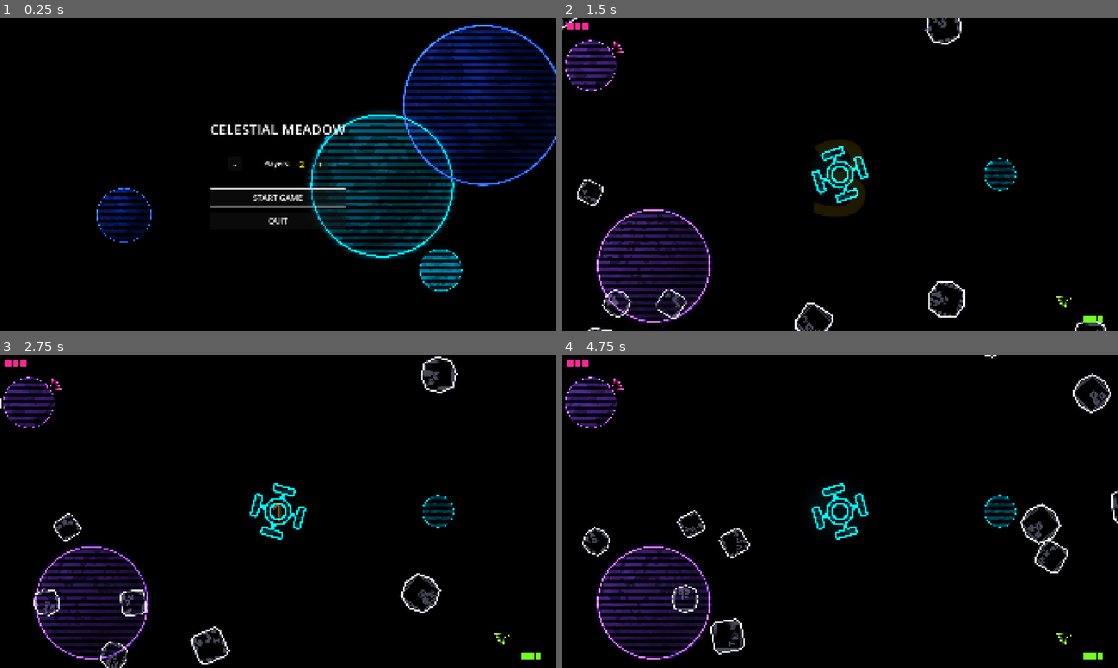
Above: before the commit, frames 1-4 (two rows, left to right).
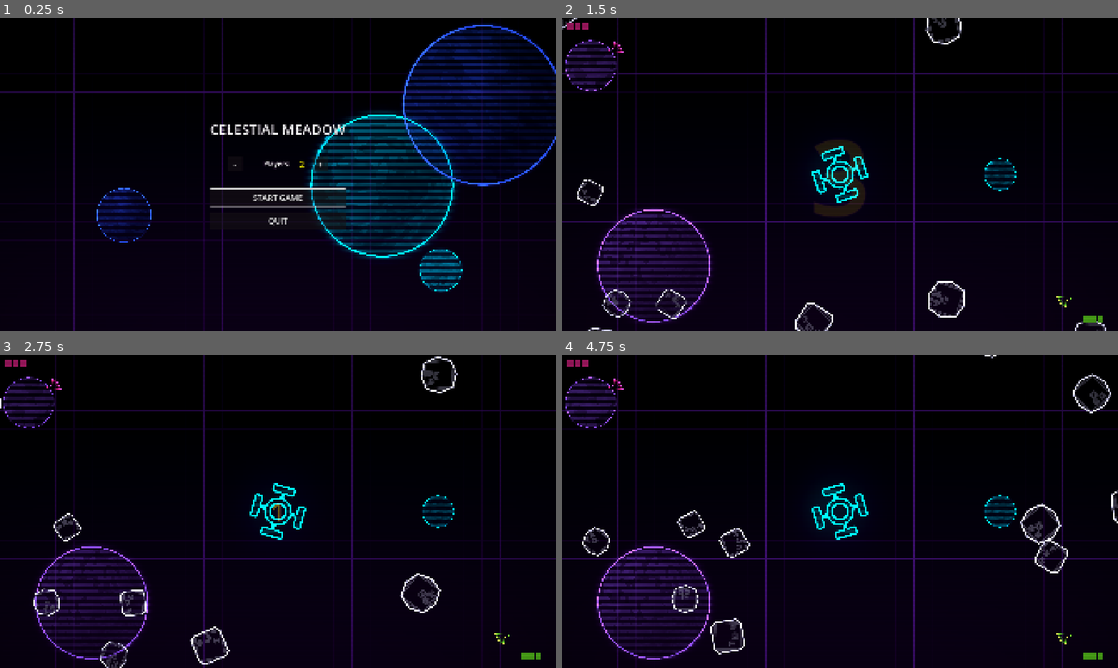
Above: after the commit, the same moments.

Repository: Teeohbee/CelestialMeadow
Game: Godot game, scene res://menu.tscn
Two runs of this game, one before a commit and one after it. Both use one fixed random seed, a clock stepped at 60 frames per second and the inputs below.
Inputs:
- Up to frame 1 (0.25 s): no input
- Up to frame 2 (1.5 s): click "START GAME" at 0.5 s
- Up to frame 3 (2.75 s): no input
- Up to frame 4 (4.75 s): no input

The runs differ from the first frame. In frame 1, 5.2% of the frame differs, in the area x 0-100%, y 0-100%; in frame 2, 5.2%; in frame 3, 4.2%; in frame 4, 5.1%.

Commit message:
feat: neon grid background and post-processing pass
Adds a faint world-space neon grid over a dark purple gradient, and a
full-screen pass with scanlines, vignette and chromatic aberration that
pulses with camera shake. Applied to both the game and the menu.

Diff:
--- a/camera_shake.gd
+++ b/camera_shake.gd
@@ -22,3 +22,4 @@
 
 func shake(intensity: float = shake_intensity) -> void:
 	shake_strength = intensity
+	get_tree().call_group("post_fx", "pulse", intensity * GameConfig.ABERRATION_PER_SHAKE)
--- a/game_config.gd
+++ b/game_config.gd
@@ -43,6 +43,8 @@
 const ASTEROID_MAX_SPEED: float = 200.0
 
 # Camera Effects
+const ABERRATION_PER_SHAKE: float = 0.6  # aberration pixels per unit of shake
+const ABERRATION_DECAY: float = 6.0
 const CAMERA_SHAKE_EXPLOSION: float = 20.0
 const CAMERA_SHAKE_ASTEROID: float = 12.0
 
--- a/main.tscn
+++ b/main.tscn
@@ -13,6 +13,8 @@
 [ext_resource type="PackedScene" uid="uid://countdown123" path="res://countdown.tscn" id="11_countdown"]
 
 [ext_resource type="Environment" path="res://neon_environment.tres" id="12_env"]
+[ext_resource type="Material" path="res://shaders/grid_material.tres" id="13_grid"]
+[ext_resource type="PackedScene" path="res://post_fx.tscn" id="14_postfx"]
 
 [sub_resource type="Curve2D" id="Curve2D_1lhca"]
 _data = {
@@ -32,6 +34,15 @@
 [node name="Camera2D" type="Camera2D" parent="."]
 offset = Vector2(960, 540)
 script = ExtResource("7_shake")
+
+[node name="Grid" type="ColorRect" parent="."]
+z_index = -10
+material = ExtResource("13_grid")
+offset_left = -64.0
+offset_top = -64.0
+offset_right = 1984.0
+offset_bottom = 1144.0
+mouse_filter = 2
 
 [node name="Planet" parent="." instance=ExtResource("1_kiu5r")]
 
@@ -61,6 +72,8 @@
 
 [node name="HUD" parent="." instance=ExtResource("9_hud")]
 
+[node name="PostFX" parent="." instance=ExtResource("14_postfx")]
+
 [node name="Countdown" parent="." instance=ExtResource("11_countdown")]
 
 [connection signal="timeout" from="AsteroidTimer" to="." method="_on_asteroid_timer_timeout"]
--- a/menu.tscn
+++ b/menu.tscn
@@ -3,6 +3,8 @@
 [ext_resource type="Script" path="res://menu.gd" id="1_menu"]
 [ext_resource type="PackedScene" uid="uid://bnauy0payb6b1" path="res://planet.tscn" id="2_planet"]
 [ext_resource type="Environment" path="res://neon_environment.tres" id="3_env"]
+[ext_resource type="Material" path="res://shaders/grid_material.tres" id="4_grid"]
+[ext_resource type="PackedScene" path="res://post_fx.tscn" id="5_postfx"]
 
 [node name="Menu" type="Control"]
 layout_mode = 3
@@ -20,6 +22,8 @@
 anchor_bottom = 1.0
 grow_horizontal = 2
 grow_vertical = 2
+mouse_filter = 2
+material = ExtResource("4_grid")
 color = Color(0, 0, 0, 1)
 
 [node name="WorldEnvironment" type="WorldEnvironment" parent="."]
@@ -129,6 +133,9 @@
 focus_neighbor_top = NodePath("../StartButton")
 focus_neighbor_bottom = NodePath("../PlayerCount/DecreaseButton")
 
+
+[node name="PostFX" parent="." instance=ExtResource("5_postfx")]
+
 [connection signal="pressed" from="VBoxContainer/PlayerCount/DecreaseButton" to="." method="_on_decrease_pressed"]
 [connection signal="pressed" from="VBoxContainer/PlayerCount/IncreaseButton" to="." method="_on_increase_pressed"]
 [connection signal="pressed" from="VBoxContainer/StartButton" to="." method="_on_start_button_pressed"]
--- /dev/null
+++ b/post_fx.gd
@@ -0,0 +1,18 @@
+extends CanvasLayer
+
+## Screen-space effects. Camera shake calls pulse() via the "post_fx" group.
+
+var aberration: float = 0.0
+
+func _ready():
+	add_to_group("post_fx")
+
+func _process(delta):
+	if aberration > 0.0:
+		aberration = lerp(aberration, 0.0, GameConfig.ABERRATION_DECAY * delta)
+		if aberration < 0.05:
+			aberration = 0.0
+		$Screen.material.set_shader_parameter("aberration", aberration)
+
+func pulse(strength: float):
+	aberration = max(aberration, strength)
--- /dev/null
+++ b/post_fx.tscn
@@ -0,0 +1,20 @@
+[gd_scene load_steps=4 format=3]
+
+[ext_resource type="Script" path="res://post_fx.gd" id="1_script"]
+[ext_resource type="Shader" path="res://shaders/post_fx.gdshader" id="2_shader"]
+
+[sub_resource type="ShaderMaterial" id="ShaderMaterial_postfx"]
+shader = ExtResource("2_shader")
+
+[node name="PostFX" type="CanvasLayer"]
+layer = 10
+script = ExtResource("1_script")
+
+[node name="Screen" type="ColorRect" parent="."]
+material = SubResource("ShaderMaterial_postfx")
+anchors_preset = 15
+anchor_right = 1.0
+anchor_bottom = 1.0
+grow_horizontal = 2
+grow_vertical = 2
+mouse_filter = 2
--- /dev/null
+++ b/shaders/grid.gdshader
@@ -0,0 +1,32 @@
+shader_type canvas_item;
+
+// Faint neon grid over a dark purple gradient, in local (world) space so it
+// moves with camera shake.
+
+uniform vec4 line_color : source_color = vec4(0.55, 0.2, 1.0, 1.0);
+uniform float spacing = 64.0;
+uniform float line_width = 1.2;
+uniform int major_every = 4;
+uniform float intensity = 0.14;
+uniform vec4 top_color : source_color = vec4(0.0, 0.0, 0.0, 1.0);
+uniform vec4 bottom_color : source_color = vec4(0.07, 0.0, 0.12, 1.0);
+
+varying vec2 local_pos;
+
+void vertex() {
+	local_pos = VERTEX;
+}
+
+float grid_line(vec2 p, float cell, float width) {
+	vec2 d = abs(fract(p / cell + 0.5) - 0.5) * cell;
+	return 1.0 - smoothstep(0.0, width, min(d.x, d.y));
+}
+
+void fragment() {
+	float minor = grid_line(local_pos, spacing, line_width);
+	float major = grid_line(local_pos, spacing * float(major_every), line_width * 1.5);
+	float pulse = 0.85 + 0.15 * sin(TIME * 1.5);
+	vec3 bg = mix(top_color.rgb, bottom_color.rgb, UV.y);
+	vec3 lines = line_color.rgb * (minor * intensity + major * intensity * 2.0) * pulse;
+	COLOR = vec4(bg + lines, 1.0);
+}
--- /dev/null
+++ b/shaders/grid_material.tres
@@ -0,0 +1,6 @@
+[gd_resource type="ShaderMaterial" load_steps=2 format=3]
+
+[ext_resource type="Shader" path="res://shaders/grid.gdshader" id="1_shader"]
+
+[resource]
+shader = ExtResource("1_shader")
--- /dev/null
+++ b/shaders/post_fx.gdshader
@@ -0,0 +1,23 @@
+shader_type canvas_item;
+
+// Full-screen pass: chromatic aberration (pulsed on explosions), scanlines
+// and vignette.
+
+uniform sampler2D screen_tex : hint_screen_texture, filter_linear_mipmap;
+uniform float aberration = 0.0;        // screen pixels at the edges
+uniform float scanline_alpha = 0.08;
+uniform float scanline_spacing = 3.0;  // screen pixels
+uniform float vignette = 0.45;
+
+void fragment() {
+	vec2 from_centre = SCREEN_UV - 0.5;
+	vec2 offset = from_centre * 2.0 * aberration * SCREEN_PIXEL_SIZE;
+	vec3 col;
+	col.r = texture(screen_tex, SCREEN_UV + offset).r;
+	col.g = texture(screen_tex, SCREEN_UV).g;
+	col.b = texture(screen_tex, SCREEN_UV - offset).b;
+
+	float scan = 1.0 - scanline_alpha * step(0.5, fract(FRAGCOORD.y / scanline_spacing));
+	float vig = 1.0 - vignette * dot(from_centre, from_centre) * 2.0;
+	COLOR = vec4(col * scan * vig, 1.0);
+}
Not shown, added: neon_fx.gd.uid
Not shown, added: post_fx.gd.uid
Not shown, added: shaders/grid.gdshader.uid
Not shown, added: shaders/hologram.gdshader.uid
Not shown, added: shaders/neon_sprite.gdshader.uid
Not shown, added: shaders/post_fx.gdshader.uid
